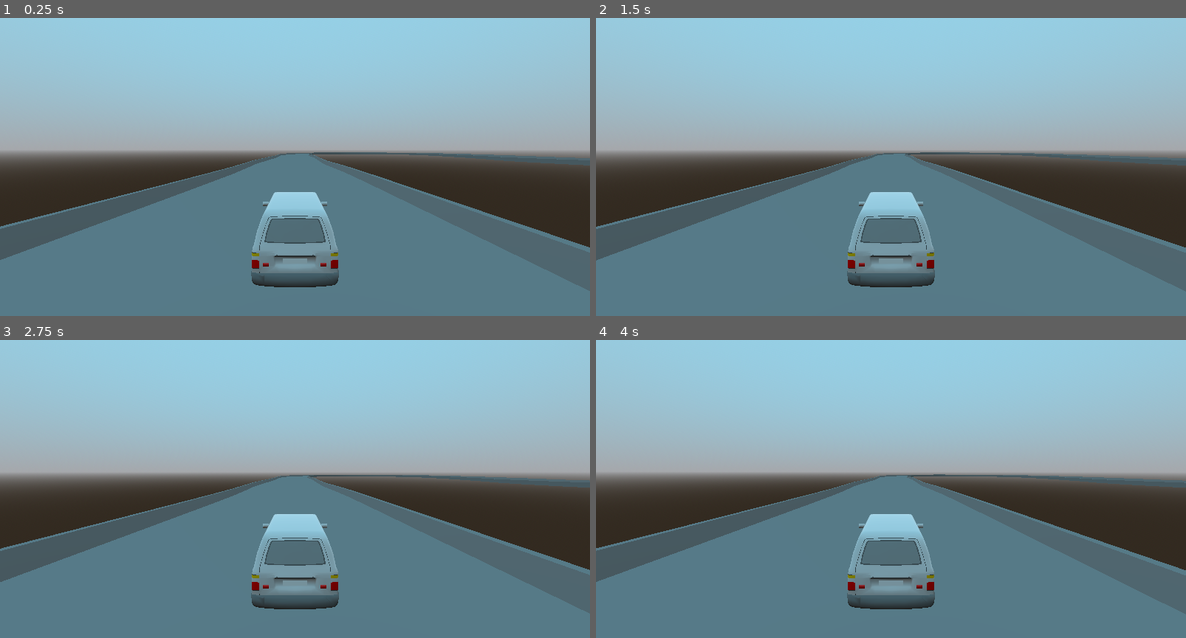
Above: before the commit, frames 1-4 (two rows, left to right).
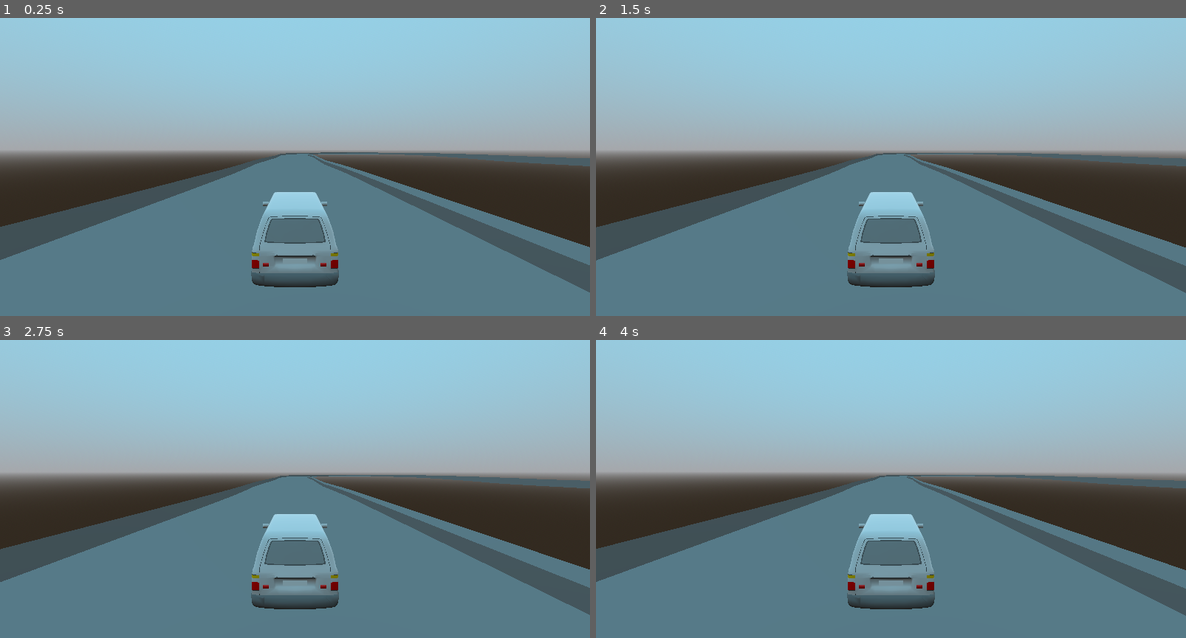
Above: after the commit, the same moments.

Repository: 32kda/vehicle_sample
Game: Godot game, scene res://world.tscn
Same seed, same stepped clock (60 frames per second), same inputs: the game is played once before the commit and once after it. The engine's default icon, where the game draws it, is replaced by a stand-in: a white triangle on a blue panel in a dark square.
Inputs:
- Up to frame 1 (0.25 s): no input
- Up to frame 2 (1.5 s): hold A (A) 0.53-1.28 s; tap D (D) at 0.8, 1.35 s; tap Enter at 1.25 s
- Up to frame 3 (2.75 s): tap S (S) at 1.55 s; tap Space (SPACE) at 2 s; hold S (S) from 2.03 s (still down); tap A (A) at 2.3 s
- Up to frame 4 (4 s): release S (S) at 2.78 s; tap A (A) at 2.85 s; tap D (D) at 3.05 s; tap Enter at 3.5 s; hold D (D) from 3.53 s (still down); tap S (S) at 3.8 s

The runs differ from the first frame. In frame 1, 0.4% of the frame differs, in the area x 0-100%, y 45-93%; in frame 2, 0.5%; in frame 3, 0.4%; in frame 4, 0.5%.

Commit message:
work on track

Diff:
--- a/world.tscn
+++ b/world.tscn
@@ -57,10 +57,10 @@
 [node name="Path3D" type="Path3D" parent="track"]
 curve = SubResource("Curve3D_ukvf8")
 
-[node name="CSGPolygon3D" type="CSGPolygon3D" parent="track/Path3D"]
+[node name="road" type="CSGPolygon3D" parent="track/Path3D"]
 transform = Transform3D(1, 0, 0, 0, 1, 0, 0, 0, 1, 0.124432, 0, 0)
 use_collision = true
-polygon = PackedVector2Array(-10.2937, 0.0575977, -10.313, 1.26497, -9.96303, 1.27626, -9.79858, 0.330119, 6.82575, 0.339156, 6.9951, 1.2311, 7.34511, 1.24239, 7.35639, 0.000444844)
+polygon = PackedVector2Array(-10.2937, 0.0575977, -9.79858, 0.330119, 6.82575, 0.339156, 7.35639, 0.000444844)
 mode = 2
 path_node = NodePath("..")
 path_interval_type = 0
@@ -71,3 +71,32 @@
 path_continuous_u = true
 path_u_distance = 1.0
 path_joined = true
+
+[node name="r_barrier" type="CSGPolygon3D" parent="track/Path3D"]
+transform = Transform3D(1, 0, 0, 0, 1, 0, 0, 0, 1, 6.88249, 0, 0)
+snap = 1e-06
+polygon = PackedVector2Array(0, 0, 0, 1, 0.41151, 1.3068, 0.51679, 0.00584483)
+mode = 2
+path_node = NodePath("..")
+path_interval_type = 0
+path_interval = 1.0
+path_simplify_angle = 0.0
+path_rotation = 2
+path_local = false
+path_continuous_u = true
+path_u_distance = 1.0
+path_joined = true
+
+[node name="l_barrier" type="CSGPolygon3D" parent="track/Path3D"]
+transform = Transform3D(1, 0, 0, 0, 1, 0, 0, 0, 1, -10.3702, 0, 0)
+polygon = PackedVector2Array(0, 0, 0, 1, 0.41151, 1.3068, 0.51679, 0.00584483)
+mode = 2
+path_node = NodePath("..")
+path_interval_type = 0
+path_interval = 1.0
+path_simplify_angle = 0.0
+path_rotation = 2
+path_local = false
+path_continuous_u = true
+path_u_distance = 0.95
+path_joined = true
